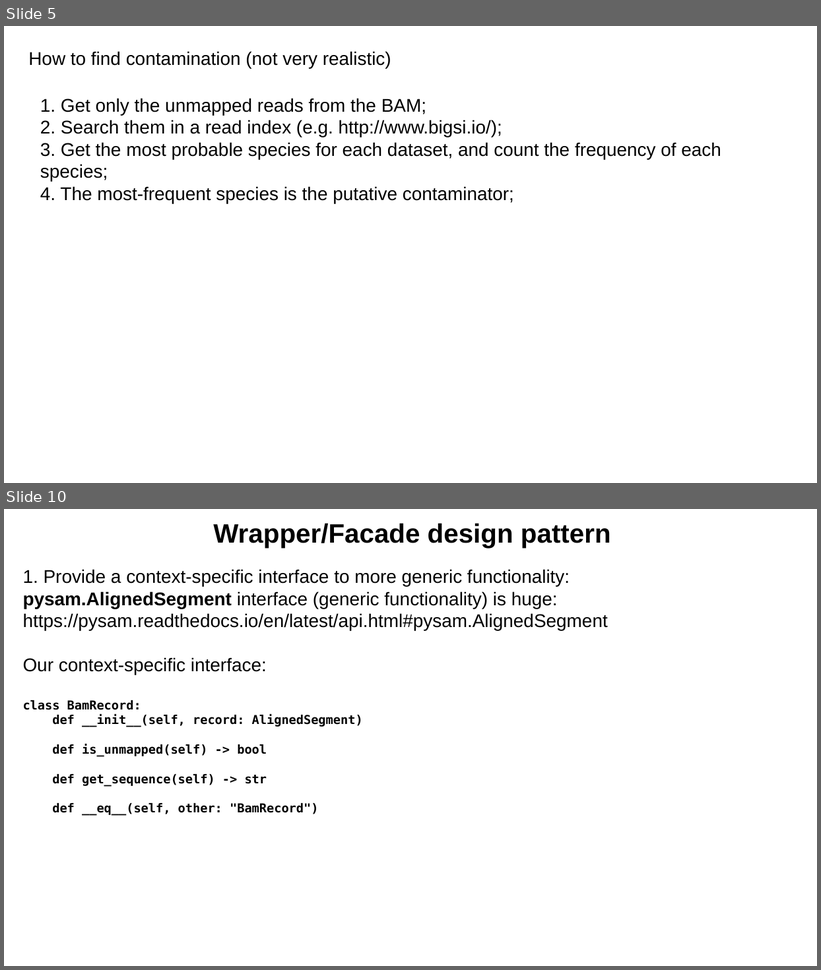
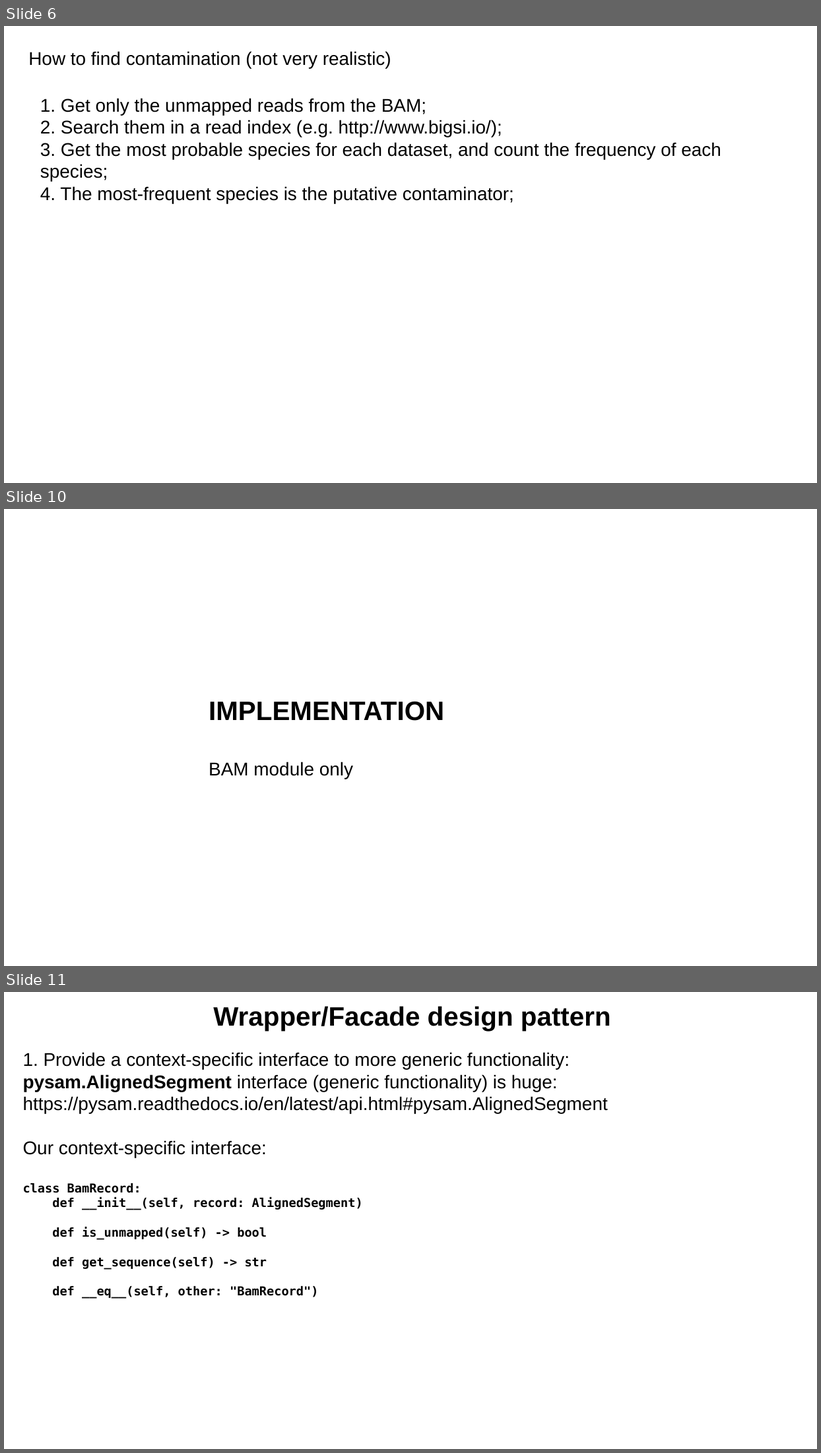
Before and after one commit to leoisl/mocking_grp_meeting, a slide deck: slides/slides.odp. Shown one above the other, each under a label of ours: slides 5 and 10 before the commit, slides 6, 10 and 11 after it; the slides between them are not shown. The pictures are 821x970 and 821x1453 pixels, drawn with LibreOffice and Linux fonts; fonts in the diff are those of the drawing. Boxes give left, top, right and bottom in pixels: in the first picture for what was removed or moved away, otherwise in the second. Text is boxed around its words. In the diff, an @@ line names an element or a change of style, - is before the commit and + after.

```diff
--- a/slides/slides.odp
+++ b/slides/slides.odp
@@ slide 10 added at bbox=[4, 509, 817, 966], background #FFFFFF @@
@@ text added at bbox=[209, 702, 444, 779], 26 pt, text #000000, bold @@
+IMPLEMENTATION
+BAM module only
@@ what was slide 5 is now slide 6 @@
@@ what was slide 10 is now slide 11 @@
```
Also in this commit, not shown: 7 slides changed, 12 other slides added, 2 slides removed, 8 other files.
